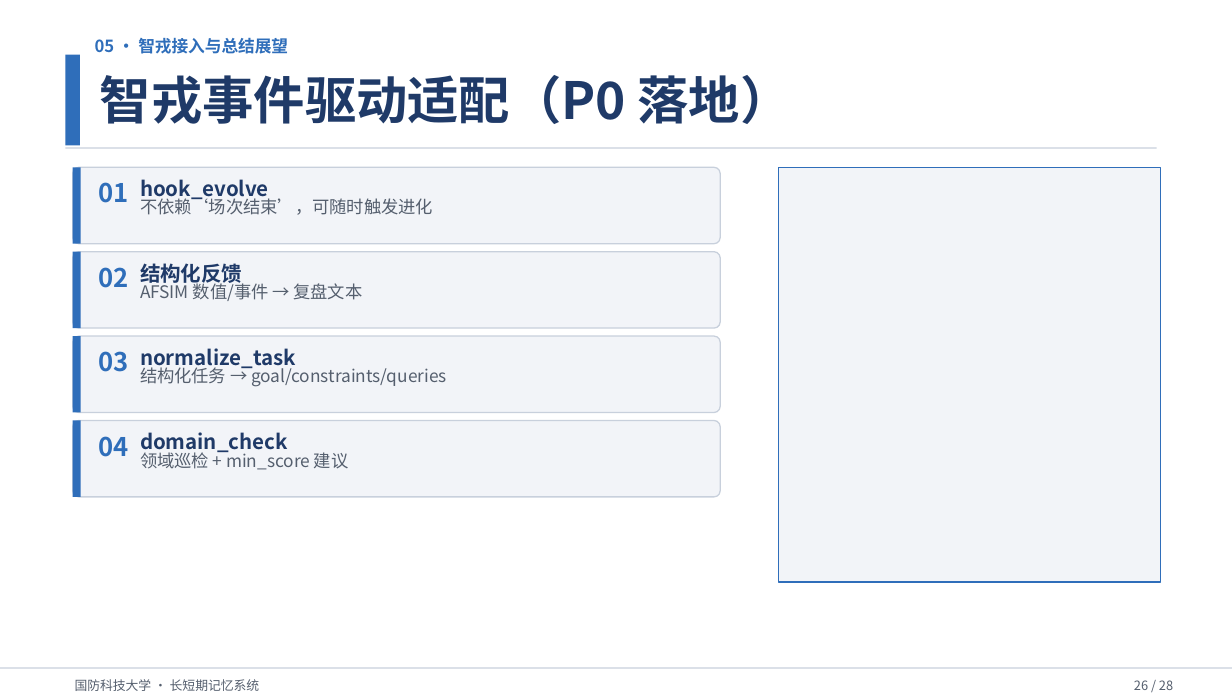
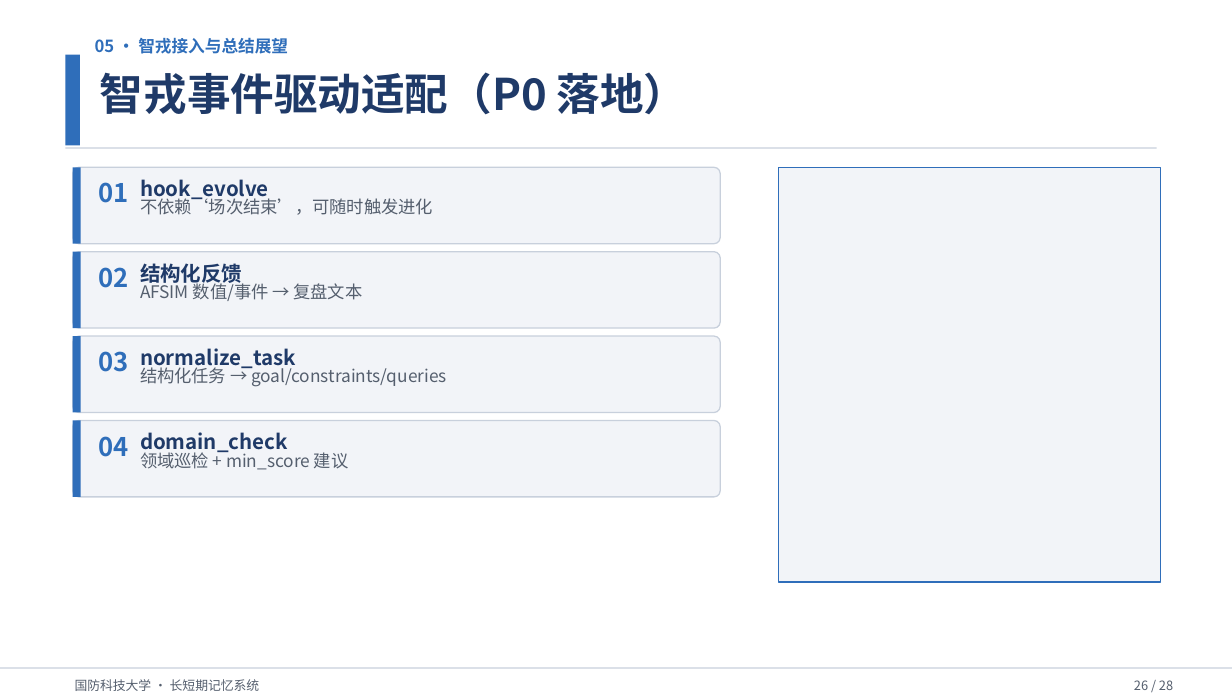
Before and after one commit to Outer-nebula-observer/yz-03, a slide deck: slide 26 of 汇报PPT/最终汇报成果.pptx. Drawn at 1232x693 pixels with LibreOffice and Linux fonts; fonts in the diff are those of the drawing. Boxes give left, top, right and bottom in pixels: in the first picture for what was removed or moved away, otherwise in the second. Text is boxed around its words. In the diff, an @@ line names an element or a change of style, - is before the commit and + after.

```diff
--- a/汇报PPT/最终汇报成果.pptx
+++ b/汇报PPT/最终汇报成果.pptx
@@ text "智戎事件驱动适配（P0 落地）" at box(100, 72, 688, 115): size 40 to 34 pt @@
```
Also in this commit, not shown: 11 other slides changed, 2 other files.
